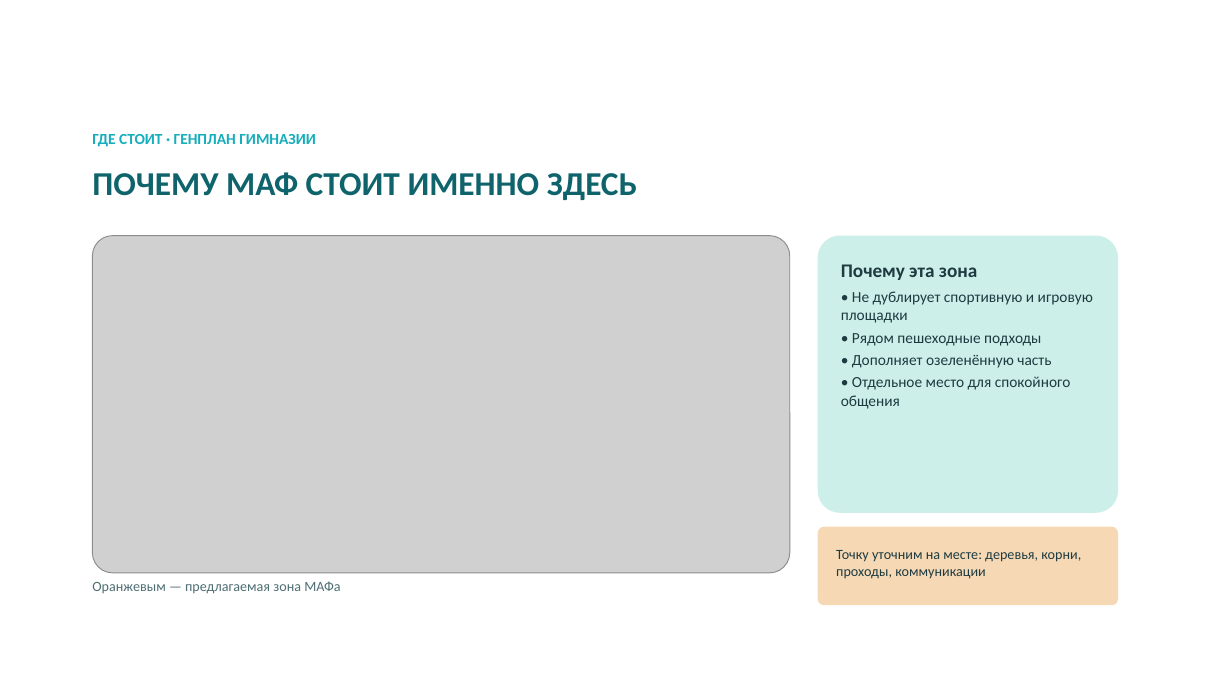
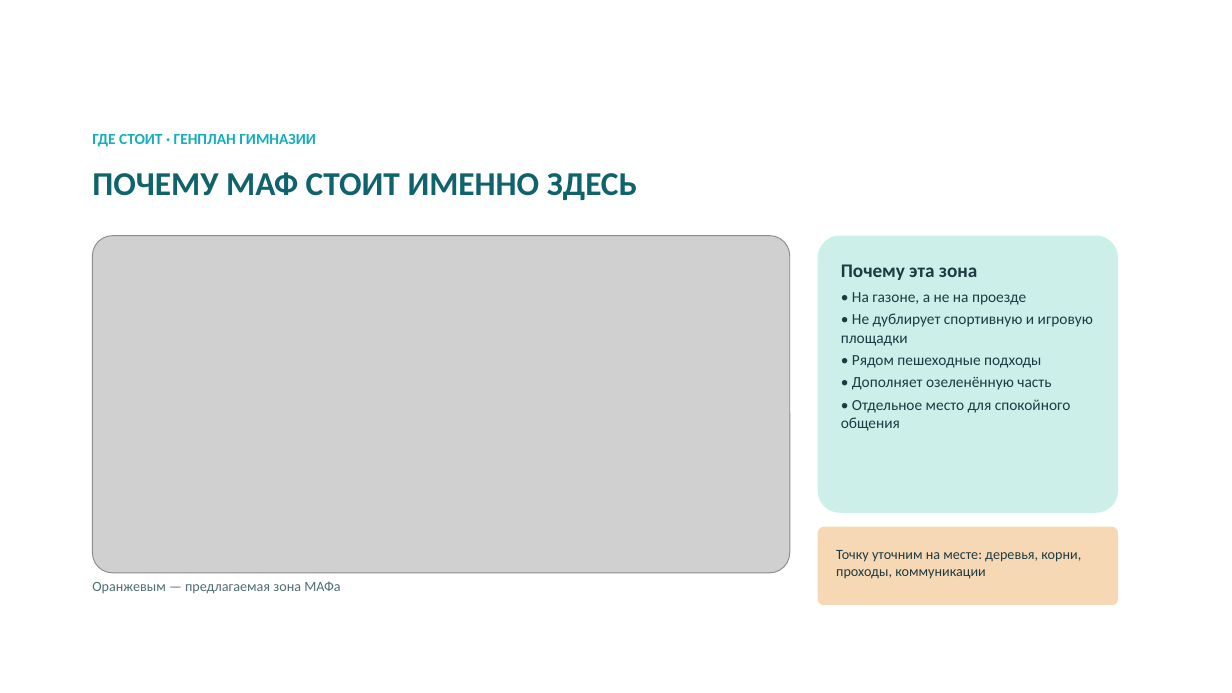
Before and after one commit to bnhogpad228/school-app, a slide deck: slide 13 of presentation/shkolny-dvor-SK-sreda.pptx. Drawn at 1232x693 pixels with LibreOffice and Linux fonts; fonts in the diff are those of the drawing; grey boxes stand for pictures; background and template pictures are left out. Boxes give left, top, right and bottom in pixels: in the first picture for what was removed or moved away, otherwise in the second. Text is boxed around its words. In the diff, an @@ line names an element or a change of style, - is before the commit and + after.

```diff
--- a/presentation/shkolny-dvor-SK-sreda.pptx
+++ b/presentation/shkolny-dvor-SK-sreda.pptx
@@ text in rounded rectangle at bbox=[852, 292, 1026, 305]: paragraph added @@
+• На газоне, а не на проезде
```
Also in this commit, not shown: 5 other slides changed, 6 other files.
